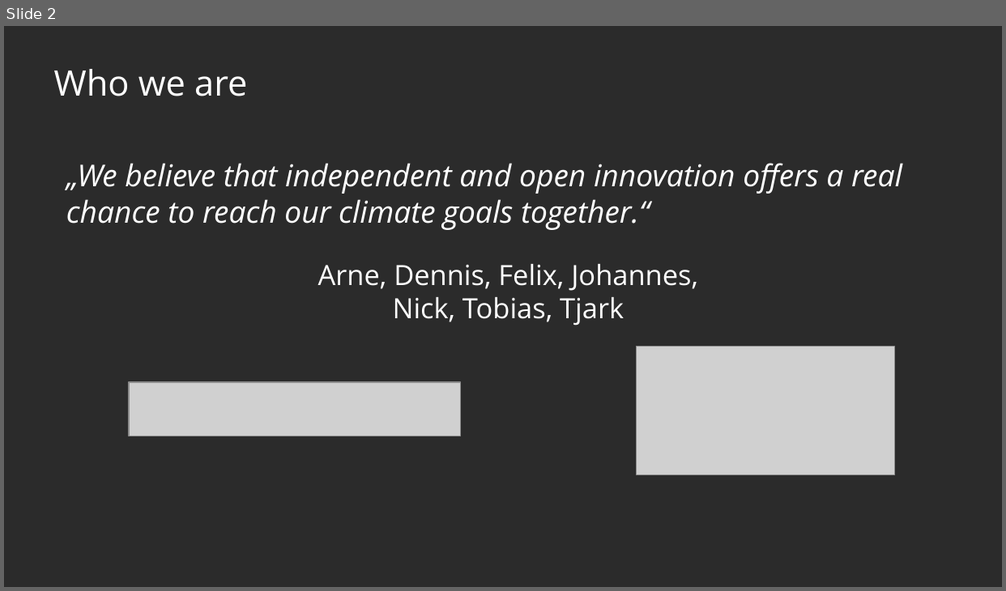
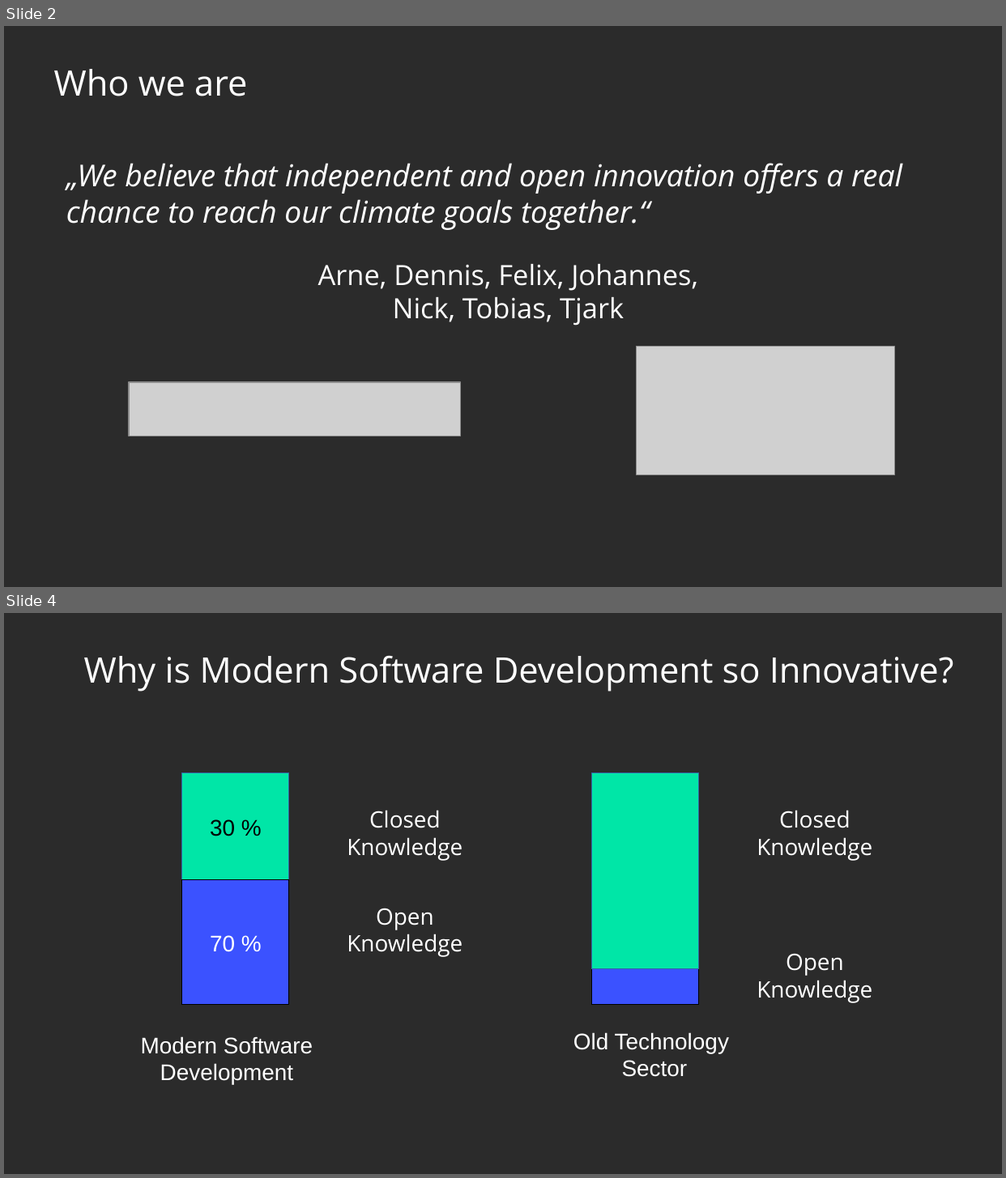
Before and after one commit to protontypes/documents, a slide deck: slides/2020-10-27_protontypes_GeneralSlides_R02.odp. Shown one above the other, each under a label of ours: slide 2 before the commit, slides 2 and 4 after it; the slides between them are not shown. The pictures are 1006x591 and 1006x1178 pixels, drawn with LibreOffice and Linux fonts; fonts in the diff are those of the drawing; grey boxes stand for pictures; background and template pictures are left out; a plain dark background stands for a picture behind light text. Boxes give left, top, right and bottom in pixels: in the first picture for what was removed or moved away, otherwise in the second. Text is boxed around its words. In the diff, an @@ line names an element or a change of style, - is before the commit and + after.

```diff
--- a/slides/2020-10-27_protontypes_GeneralSlides_R02.odp
+++ b/slides/2020-10-27_protontypes_GeneralSlides_R02.odp
@@ slide 4 added at (4,613,1002,1174), background picture (left out) @@
@@ title added at (84,655,954,692), 28 pt, text #FFFFFF @@
+Why is Modern Software Development so Innovative?
@@ rectangle added at (182,773,289,880), fill #00E6A7, outline #3465A4 0 pt, 18 pt, text #000000 @@
+30 %
@@ rectangle added at (593,773,700,969), fill #00E6A7, outline #3465A4 0 pt @@
@@ text added at (347,810,462,861), 18 pt, text #FFFFFF @@
+Closed Knowledge
@@ text added at (756,810,872,861), 18 pt, text #FFFFFF @@
+Closed Knowledge
@@ rectangle added at (182,880,289,1005), fill #3B52FF, outline #000000 0 pt, 18 pt, text #FFFFFF @@
+70 %
@@ text added at (347,908,462,957), 18 pt, text #FFFFFF @@
+Open Knowledge
@@ rectangle added at (593,969,700,1005), fill #3B52FF, outline #000000 0 pt @@
@@ text added at (756,953,872,1003), 18 pt, text #FFFFFF @@
+Open Knowledge
@@ text added at (141,1037,313,1085), 18 pt, text #FFFFFF @@
+Modern Software Development
@@ text added at (573,1033,729,1077), 18 pt, text #FFFFFF @@
+Old Technology
+Sector
```
Also in this commit, not shown: 5 slides changed, 3 other slides added, 3 slides removed, 2 other files.
